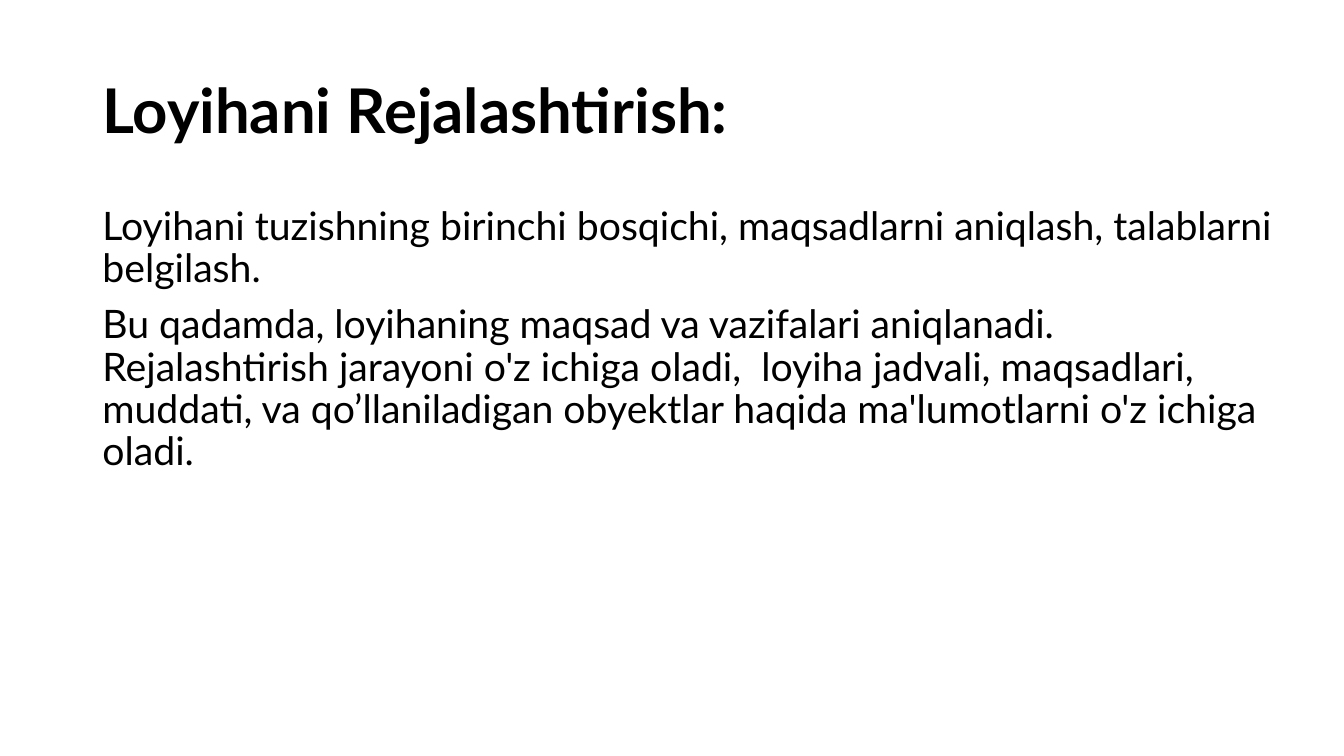
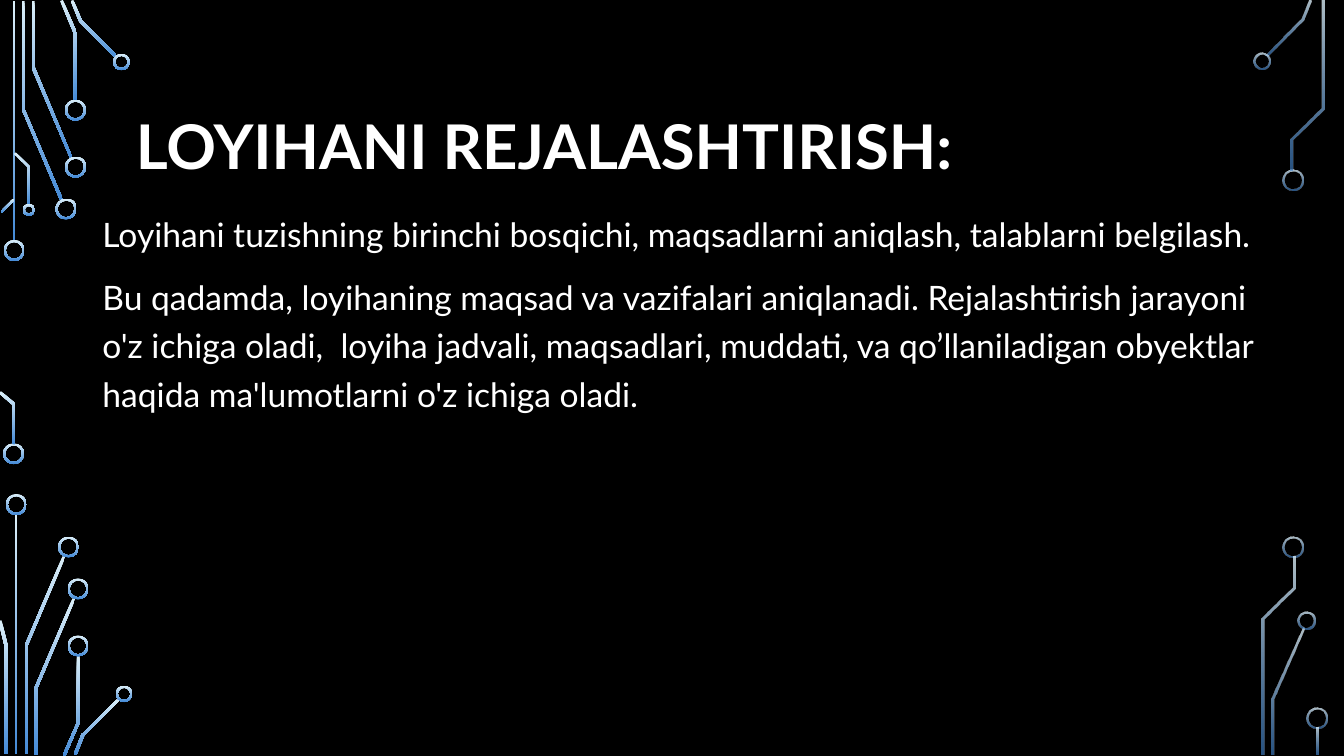
Before and after one commit to Baxtiyor-UZB/AI_proj, a slide deck: slide 7 of Presentation1.pptx (slide 2 before the commit). Drawn at 1344x756 pixels with LibreOffice and Linux fonts; fonts in the diff are those of the drawing; background and template pictures are left out. Boxes give left, top, right and bottom in pixels: in the first picture for what was removed or moved away, otherwise in the second. Text is boxed around its words. In the diff, an @@ line names an element or a change of style, - is before the commit and + after.

```diff
--- a/Presentation1.pptx
+++ b/Presentation1.pptx
@@ background #FFFFFF to picture (left out) @@
@@ title at (x1=136, y1=124, x2=953, y2=170): text changed; text colour #000000 to #FFFFFF @@
-Loyihani Rejalashtirish:
+LOYIHANI REJALASHTIRISH:
@@ text "Loyihani tuzishning birinchi bosqichi, maqsadlarni ..." at (x1=102, y1=222, x2=1254, y2=413): size 28 to 24 pt, text colour #000000 to #FFFFFF; line spacing 0.9 to 1.2 @@
@@ group added at (x1=0, y1=0, x2=1328, y2=756): 33 freeform shapes, 3 rectangles @@
```
Also in this commit, not shown: 2 other slides changed, 10 slides added, 1 other file.
